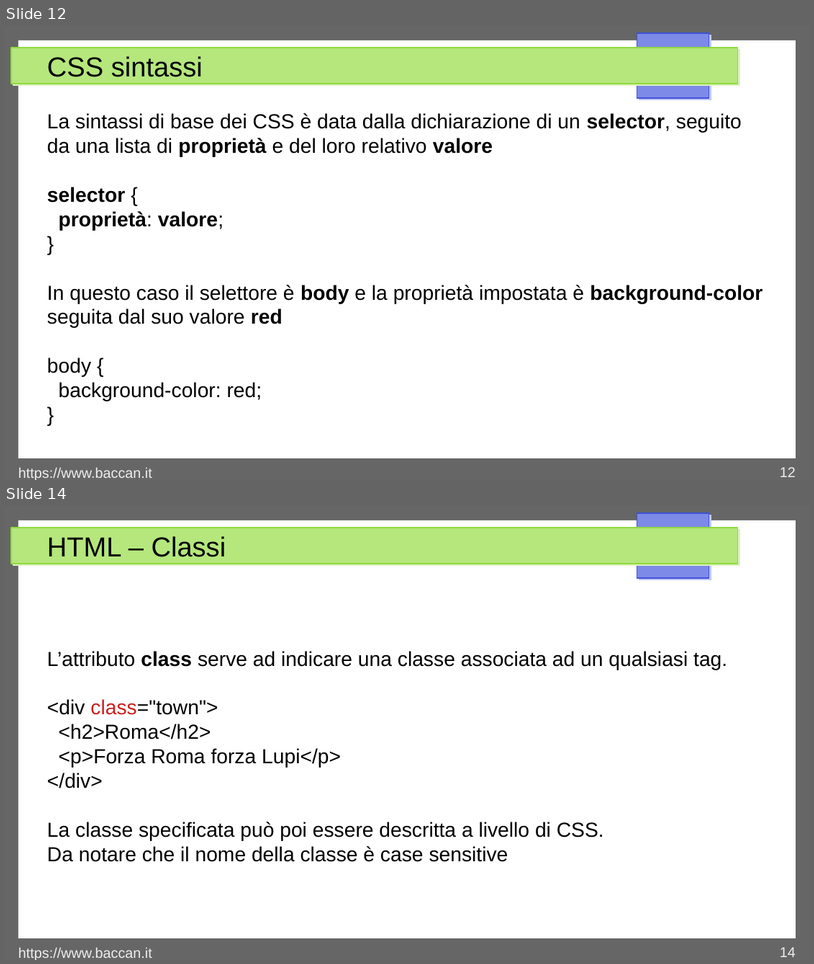
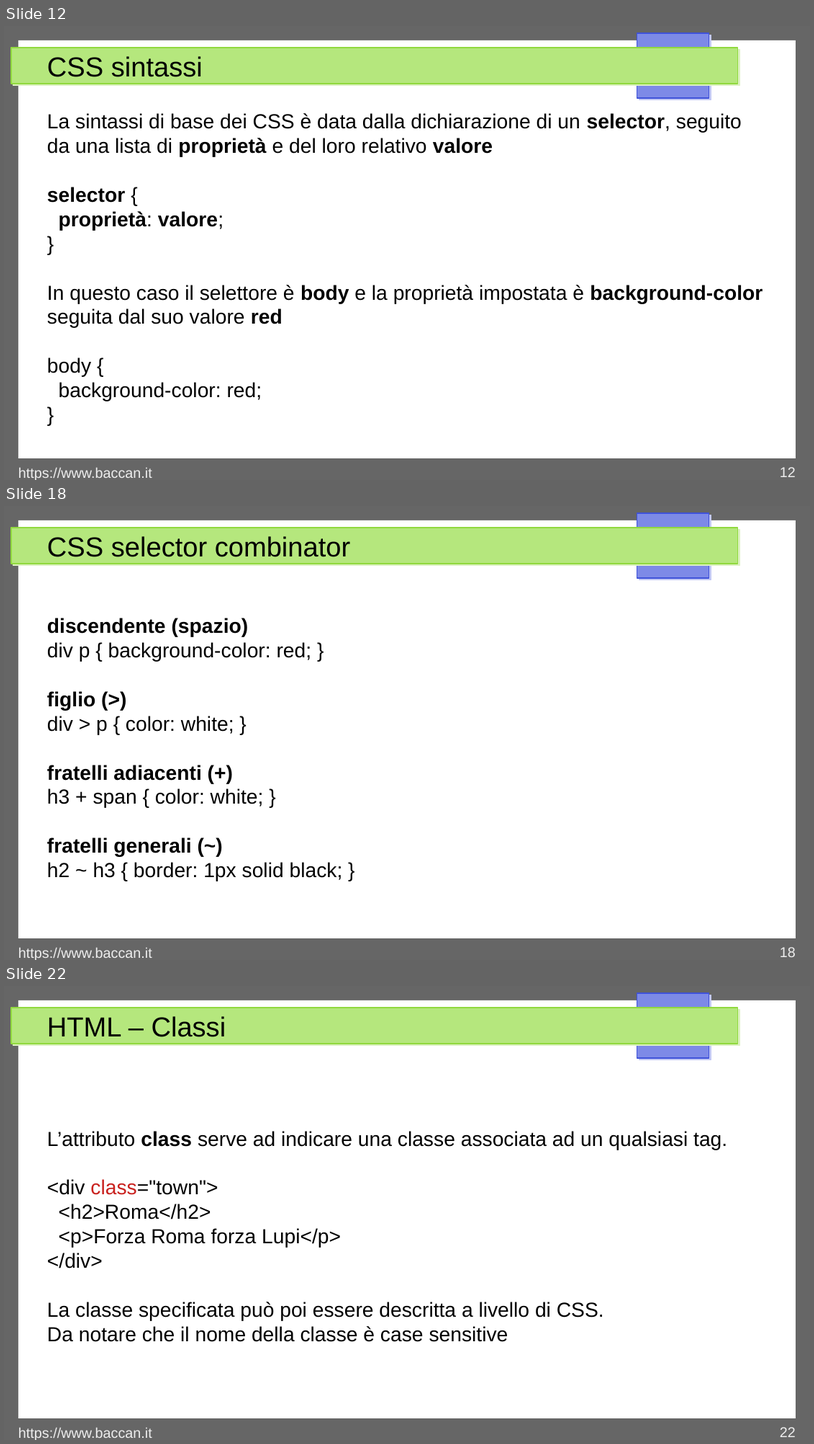
Before and after one commit to matteobaccan/CorsoCSS, a slide deck: Chapter_css.odp. Shown one above the other, each under a label of ours: slides 12 and 14 before the commit, slides 12, 18 and 22 after it; the slides between them are not shown. The pictures are 814x964 and 814x1444 pixels, drawn with LibreOffice and Linux fonts; fonts in the diff are those of the drawing. Boxes give left, top, right and bottom in pixels: in the first picture for what was removed or moved away, otherwise in the second. Text is boxed around its words. In the diff, an @@ line names an element or a change of style, - is before the commit and + after.

Commit message:
I selector

```diff
--- a/Chapter_css.odp
+++ b/Chapter_css.odp
@@ slide 18 added at <box>4,506,810,960</box>, background #FFFFFF; not listed: 4 template elements that a slide beside it also shows @@
@@ title added at <box>47,536,350,557</box>, 27 pt, text #000000 @@
+CSS selector combinator
@@ text added at <box>47,618,343,881</box>, 20 pt, text #000000 @@
+discendente (spazio)
+div p { background-color: red; }
+figlio (>)
+div > p { color: white; }
+fratelli adiacenti (+)
+h3 + span { color: white; }
+fratelli generali (~)
+h2 ~ h3 { border: 1px solid black; }
@@ text added at <box>18,947,152,960</box>, 14 pt, text #EEEEEE @@
+https://www.baccan.it
@@ page number added at <box>780,947,796,957</box>, 14 pt, text #EEEEEE @@
+18
@@ what was slide 14 is now slide 22 @@
@@ page number at <box>780,1427,796,1437</box>: text changed @@
-14
+22
```
Also in this commit, not shown: 1 slide changed, 7 other slides added, 5 other files.
